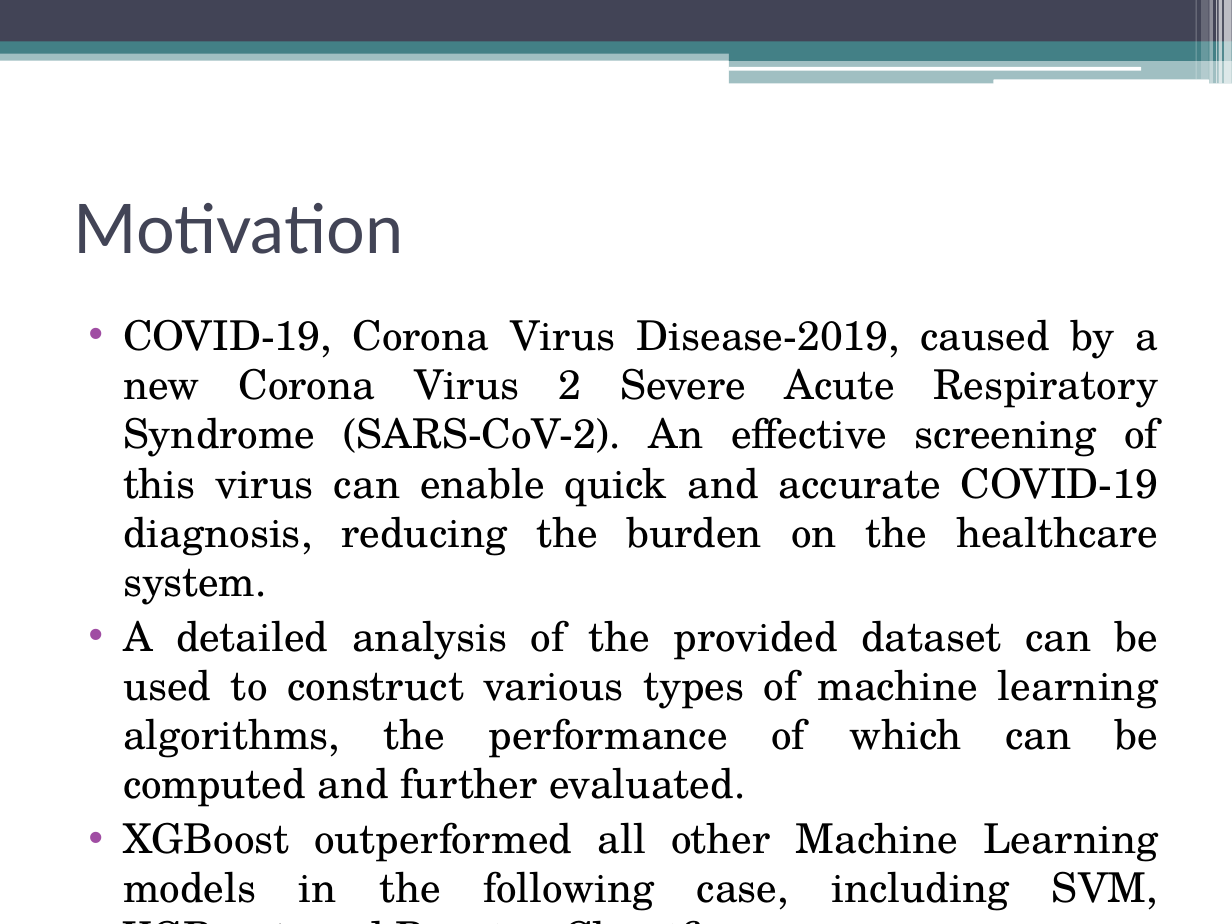
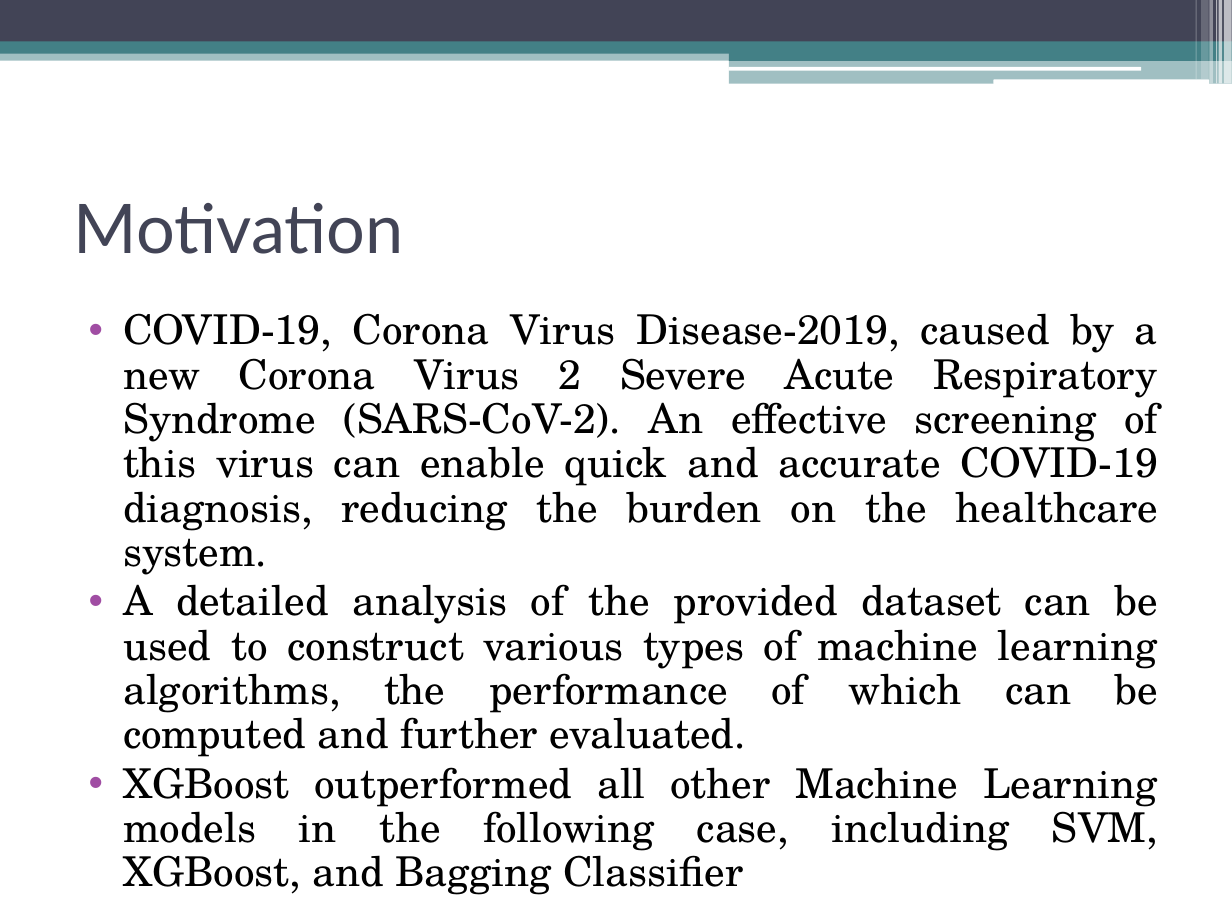
Before and after one commit to sxt30020/Project, a slide deck: slide 4 of covid19.pptx. Drawn at 1232x924 pixels with LibreOffice and Linux fonts; fonts in the diff are those of the drawing. Boxes give left, top, right and bottom in pixels: in the first picture for what was removed or moved away, otherwise in the second. Text is boxed around its words. In the diff, an @@ line names an element or a change of style, - is before the commit and + after.

```diff
--- a/covid19.pptx
+++ b/covid19.pptx
@@ rectangle at bbox=[729, 59, 1232, 84]: mirrored; rotation 0 to 180 degrees @@
@@ text "COVID-19, Corona Virus Disease-2019, caused ..." at bbox=[123, 313, 1158, 895]: line spacing 1 to 0.9; less space between paragraphs @@
```
Also in this commit, not shown: 10 other slides changed, 1 slide added, 1 other file.
